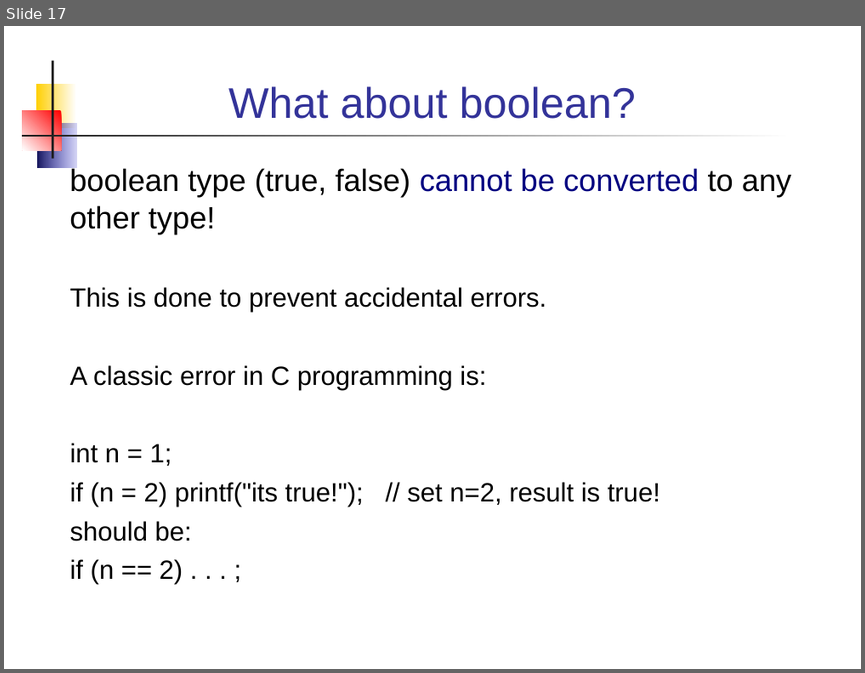
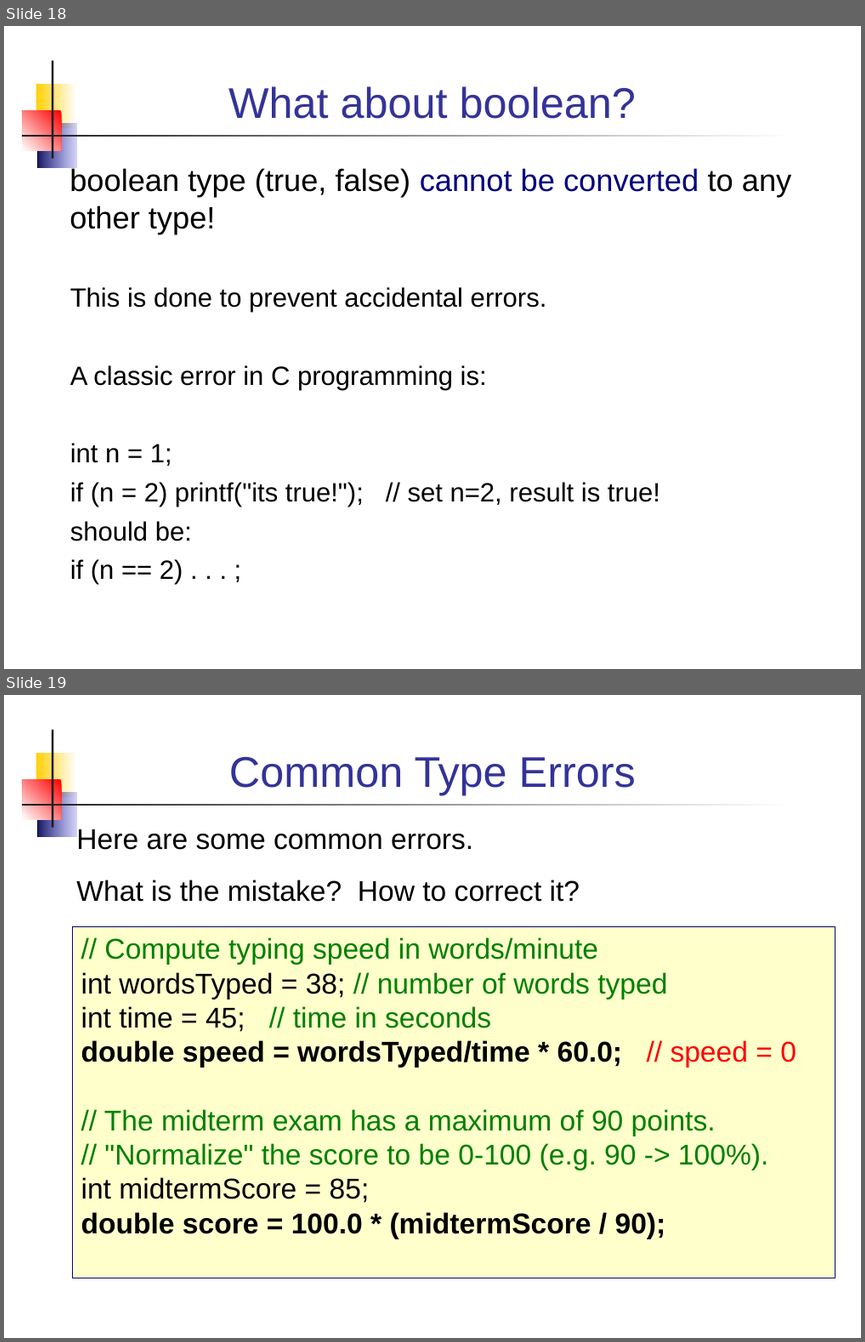
Before and after one commit to cpske/programming1, a slide deck: week2/3-Primitive-Datatypes.ppt. Shown one above the other, each under a label of ours: slide 17 before the commit, slides 18 and 19 after it. The pictures are 865x673 and 865x1342 pixels, drawn with LibreOffice and Linux fonts; fonts in the diff are those of the drawing. Boxes give left, top, right and bottom in pixels: in the first picture for what was removed or moved away, otherwise in the second. Text is boxed around its words. In the diff, an @@ line names an element or a change of style, - is before the commit and + after.

```diff
--- a/week2/3-Primitive-Datatypes.ppt
+++ b/week2/3-Primitive-Datatypes.ppt
@@ slide 19 added at <box>4,695,861,1338</box>, background #FFFFFF; not listed: 5 template elements that a slide beside it also shows @@
@@ title added at <box>229,757,636,795</box>, 36 pt, text #333399 @@
+Common Type Errors
@@ text added at <box>76,826,579,902</box>, 24 pt, text #000000 @@
+Here are some common errors.
+What is the mistake? How to correct it?
@@ rectangle added at <box>73,926,835,1277</box>, fill #FFFFCC, outline #000080 0.74 pt, 24 pt, text #008000 @@
+// Compute typing speed in words/minute
+int wordsTyped = 38; // number of words typed
+int time = 45; // time in seconds
+double speed = wordsTyped/time * 60.0; // speed = 0
+// The midterm exam has a maximum of 90 points.
+// "Normalize" the score to be 0-100 (e.g. 90 -> 100%).
+int midtermScore = 85;
+double score = 100.0 * (midtermScore / 90);
@@ what was slide 17 is now slide 18 @@
```
Also in this commit, not shown: 8 slides changed, 1 other slide added, 3 other files.
